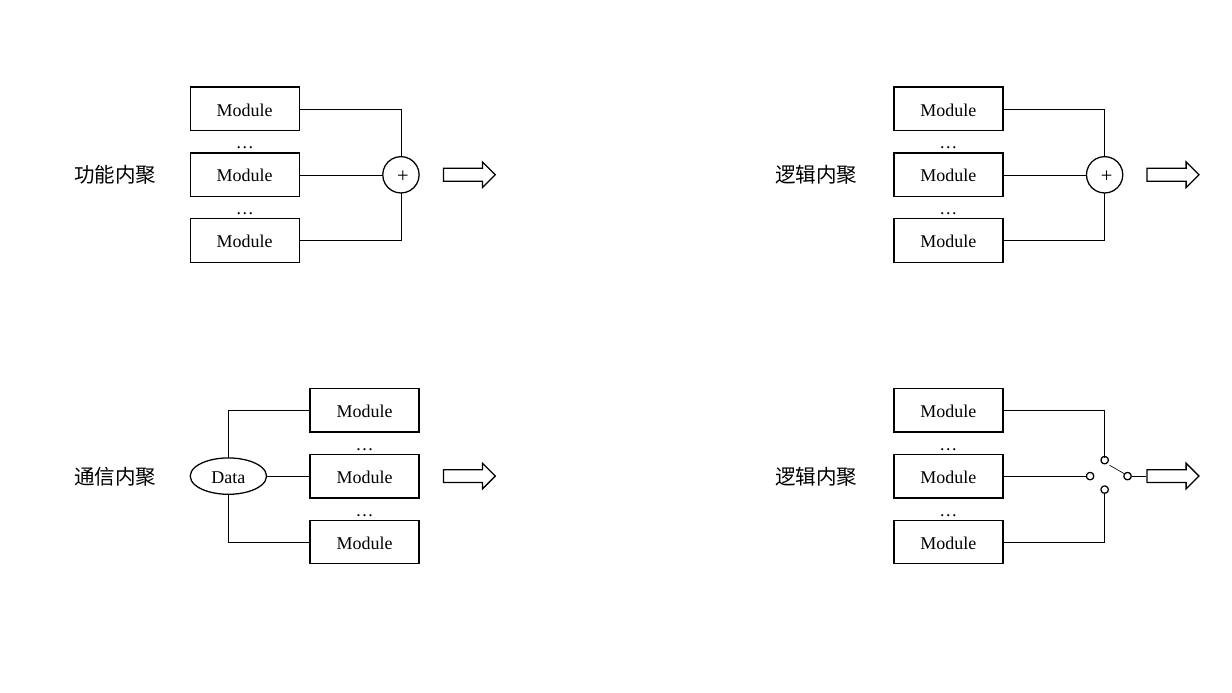
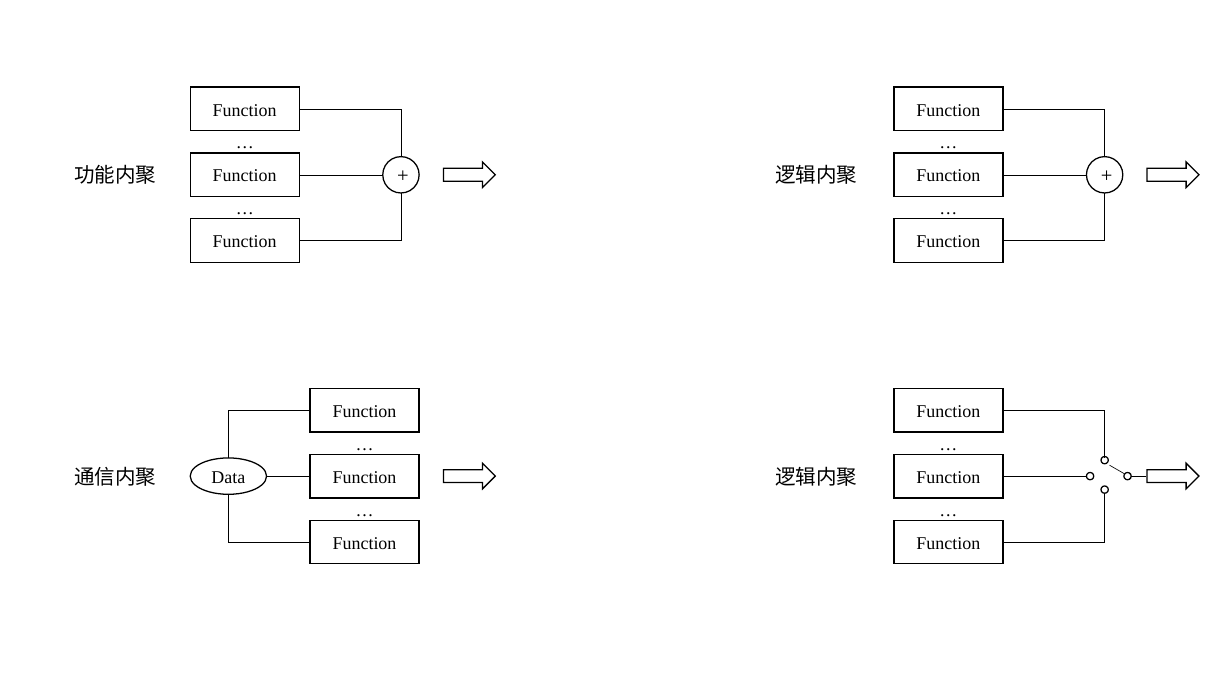
Before and after one commit to glplaman/glplaman.github.io, a slide deck: slide 4 of se/file/se.pptx. Drawn at 1232x693 pixels with LibreOffice and Linux fonts; fonts in the diff are those of the drawing. Boxes give left, top, right and bottom in pixels: in the first picture for what was removed or moved away, otherwise in the second. Text is boxed around its words. In the diff, an @@ line names an element or a change of style, - is before the commit and + after.

```diff
--- a/se/file/se.pptx
+++ b/se/file/se.pptx
@@ text in rectangle at <box>213,104,277,116</box>: text changed @@
-Module
+Function
@@ text in rectangle at <box>916,104,980,116</box>: text changed @@
-Module
+Function
@@ text in rectangle at <box>213,169,277,181</box>: text changed @@
-Module
+Function
@@ text in rectangle at <box>916,169,980,181</box>: text changed @@
-Module
+Function
@@ text in rectangle at <box>213,235,277,247</box>: text changed @@
-Module
+Function
@@ text in rectangle at <box>916,235,980,247</box>: text changed @@
-Module
+Function
@@ text in rectangle at <box>333,405,397,417</box>: text changed @@
-Module
+Function
@@ text in rectangle at <box>916,405,980,417</box>: text changed @@
-Module
+Function
@@ text in rectangle at <box>333,471,397,483</box>: text changed @@
-Module
+Function
@@ text in rectangle at <box>916,471,980,483</box>: text changed @@
-Module
+Function
@@ text in rectangle at <box>333,537,397,549</box>: text changed @@
-Module
+Function
@@ text in rectangle at <box>916,537,980,549</box>: text changed @@
-Module
+Function
```
Also in this commit, not shown: 1 other slide changed, 9 other files.
